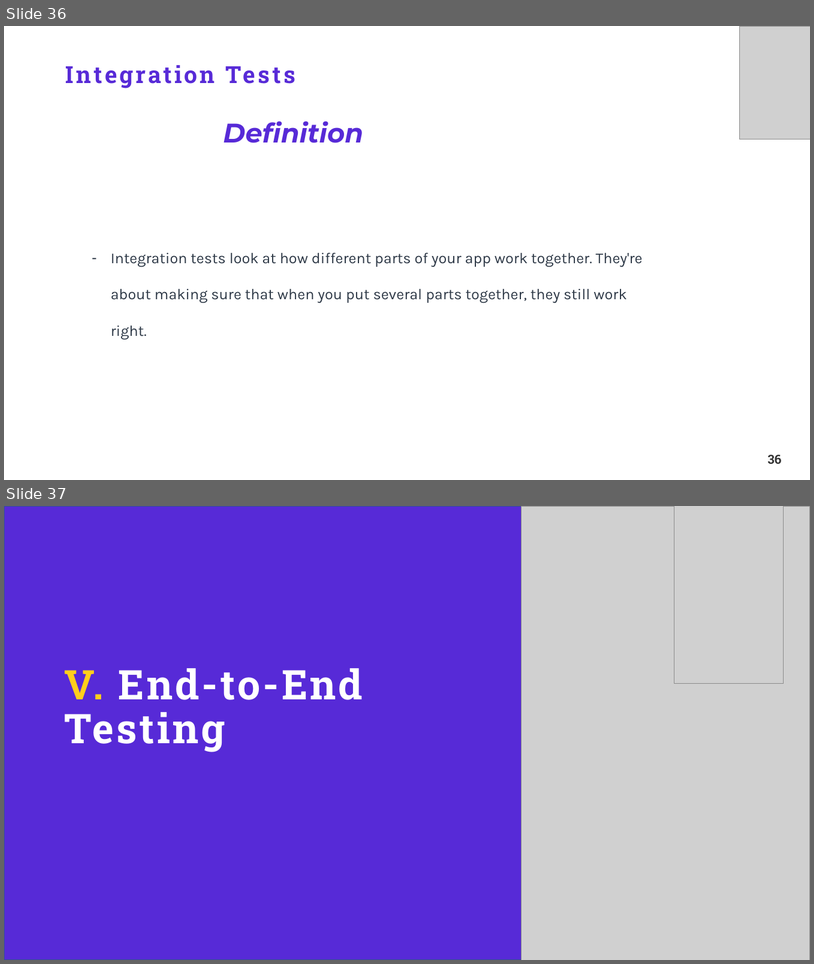
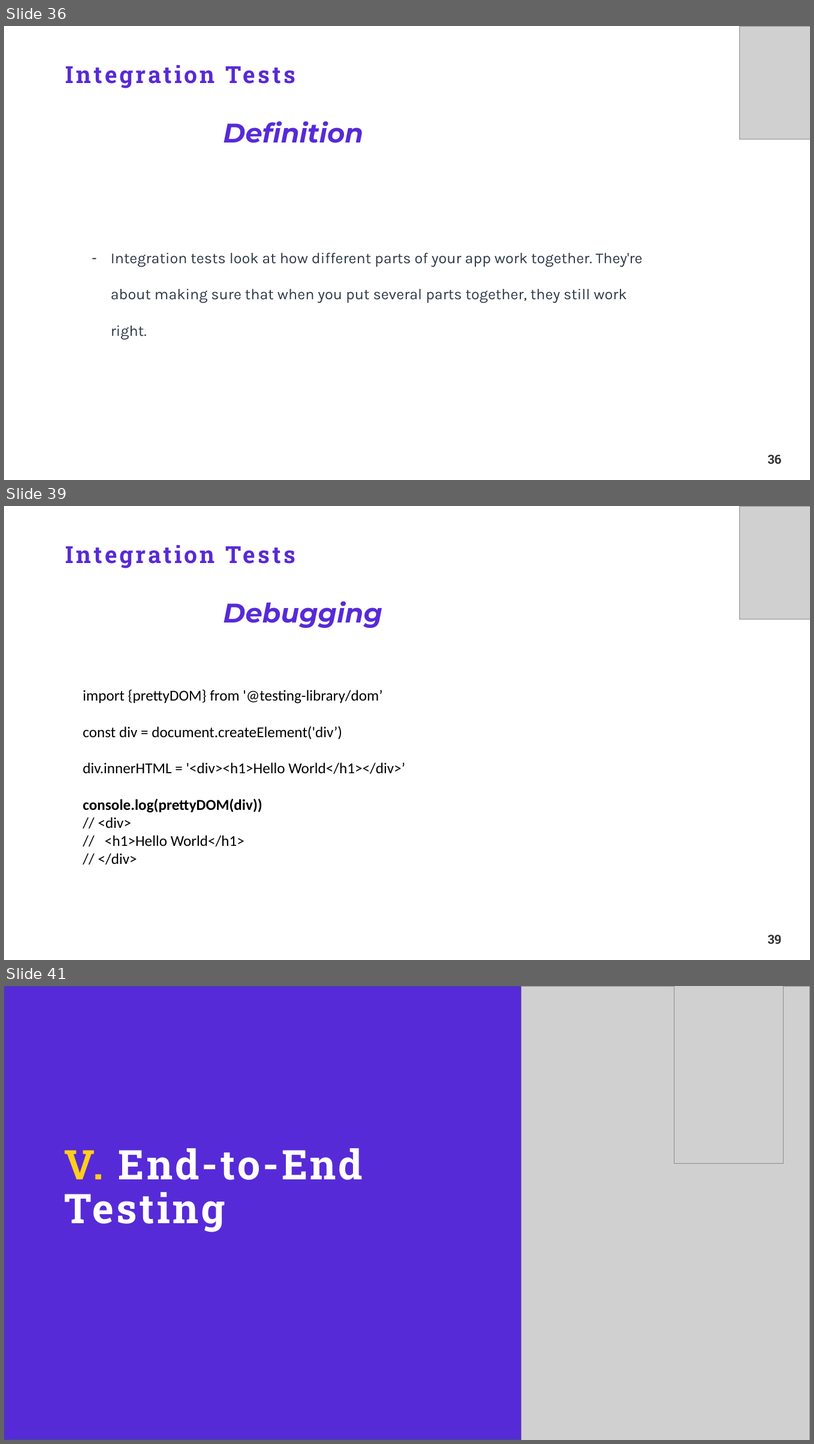
Before and after one commit to TakiRahal/test-react-19, a slide deck: Testing ReactJS.pptx. Shown one above the other, each under a label of ours: slides 36 and 37 before the commit, slides 36, 39 and 41 after it; the slides between them are not shown. The pictures are 814x964 and 814x1444 pixels, drawn with LibreOffice and Linux fonts; fonts in the diff are those of the drawing; grey boxes stand for pictures; background and template pictures are left out. Boxes give left, top, right and bottom in pixels: in the first picture for what was removed or moved away, otherwise in the second. Text is boxed around its words. In the diff, an @@ line names an element or a change of style, - is before the commit and + after.

Commit message:
update

```diff
--- a/Testing ReactJS.pptx
+++ b/Testing ReactJS.pptx
@@ slide 39 added at [4, 506, 810, 960], background #FFFFFF; not listed: 1 template element that a slide beside it also shows @@
@@ picture added at [740, 506, 810, 619] @@
@@ title added at [60, 544, 486, 568], 28 pt, text #572AD7, bold @@
+Integration Tests
@@ text added at [223, 601, 382, 628], 32 pt, text #572AD7, bold, italic @@
+Debugging
@@ text added at [83, 689, 405, 864], 18 pt, text #000000 @@
+import {prettyDOM} from '@testing-library/dom’
+const div = document.createElement('div’)
+div.innerHTML = '<div><h1>Hello World</h1></div>’
+console.log(prettyDOM(div))
+// <div>
+// <h1>Hello World</h1>
+// </div>
@@ what was slide 37 is now slide 41 @@
```
Also in this commit, not shown: 3 other slides added.
